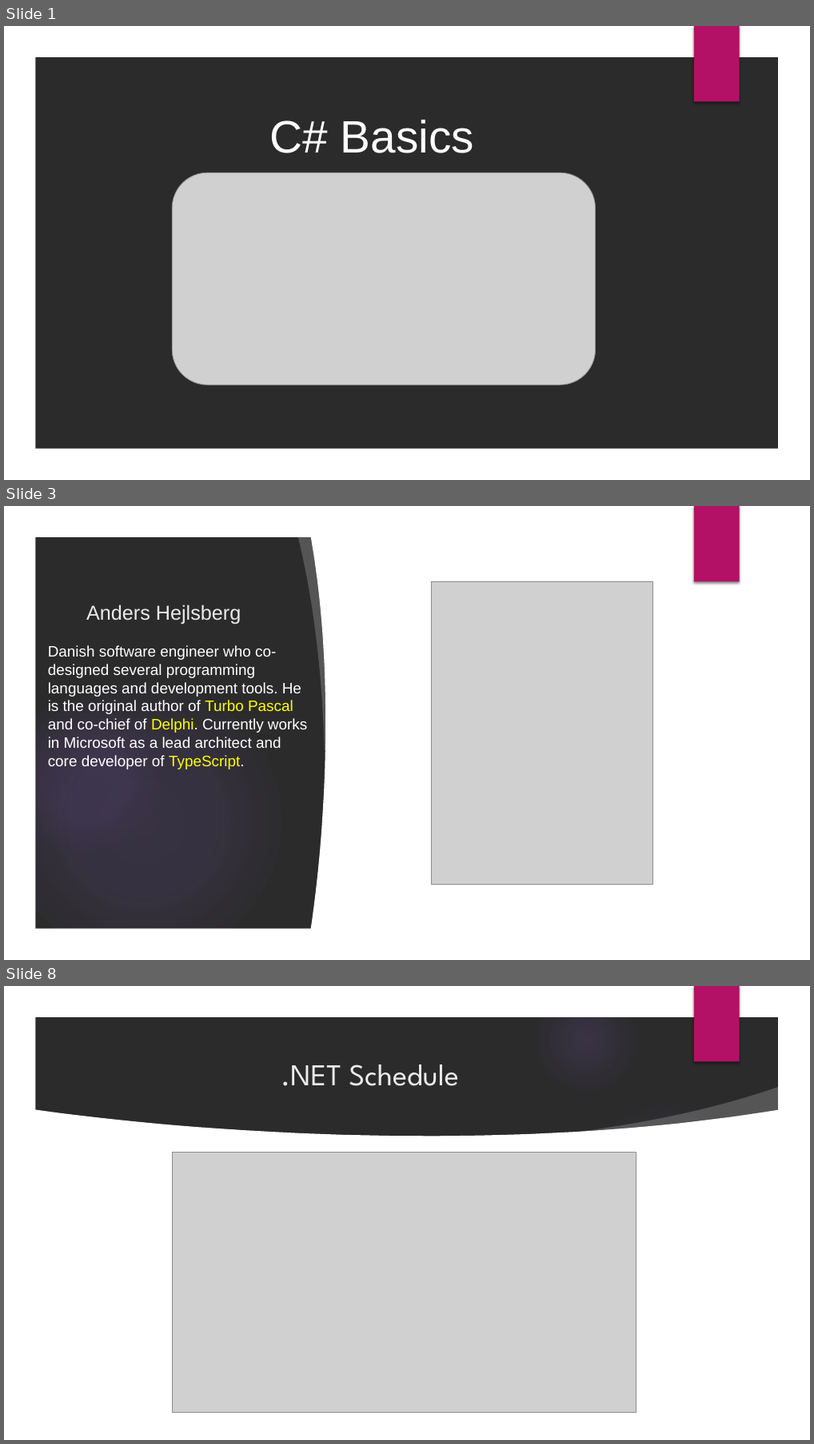
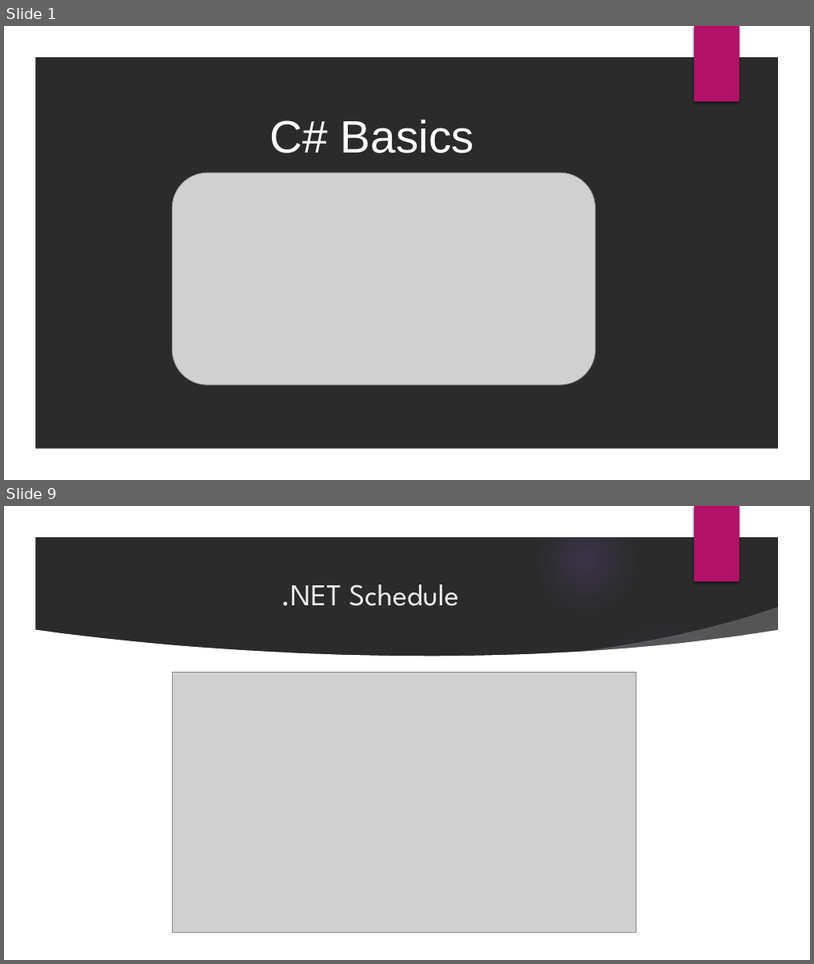
Before and after one commit to velizar92/CSharp-Programming-Presentations, a slide deck: C# Basics.pptx. Shown one above the other, each under a label of ours: slides 1, 3 and 8 before the commit, slides 1 and 9 after it; the slides between them are not shown. The pictures are 814x1444 and 814x964 pixels, drawn with LibreOffice and Linux fonts; fonts in the diff are those of the drawing; grey boxes stand for pictures; background and template pictures are left out; a plain dark background stands for a picture behind light text. Boxes give left, top, right and bottom in pixels: in the first picture for what was removed or moved away, otherwise in the second. Text is boxed around its words. In the diff, an @@ line names an element or a change of style, - is before the commit and + after.

```diff
--- a/C# Basics.pptx
+++ b/C# Basics.pptx
@@ slide 3 removed at box(4, 506, 810, 960), background picture (left out); not listed: 6 template elements that a slide beside it also shows @@
@@ freeform shape removed at box(298, 532, 344, 752) @@
@@ freeform shape removed at box(310, 532, 394, 932) @@
@@ rectangle removed at box(382, 532, 782, 933) @@
@@ picture removed at box(431, 582, 653, 884) @@
@@ title removed at box(86, 604, 241, 624) @@
-Anders Hejlsberg
@@ text removed at box(48, 645, 307, 769) @@
-Danish software engineer who co-designed several programming languages and development tools. He is the original author of Turbo Pascal and co-chief of Delphi. Currently works in Microsoft as a lead architect and core developer of TypeScript.
@@ what was slide 8 is now slide 9 @@
```
Also in this commit, not shown: 13 slides changed, 10 slides added, 6 other slides removed.
